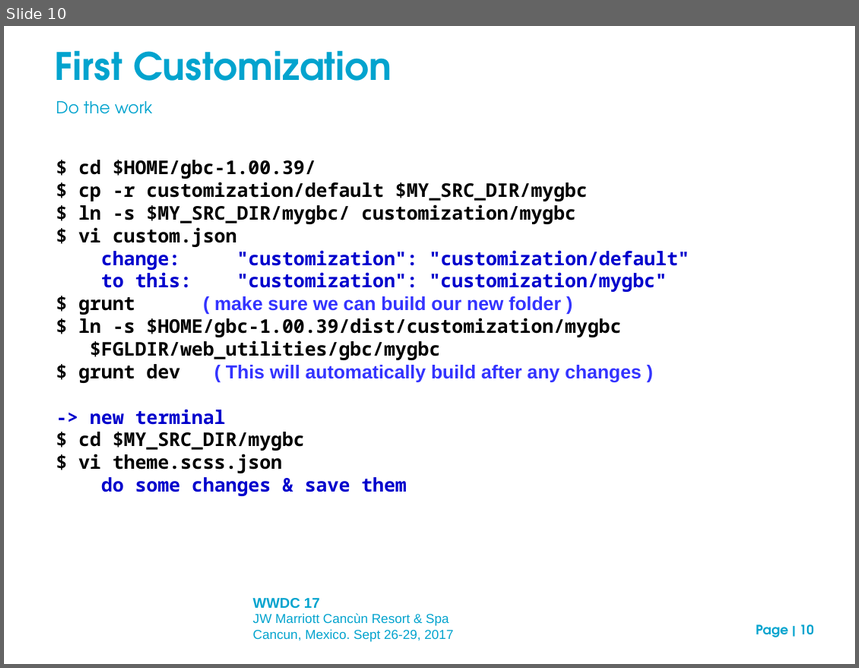
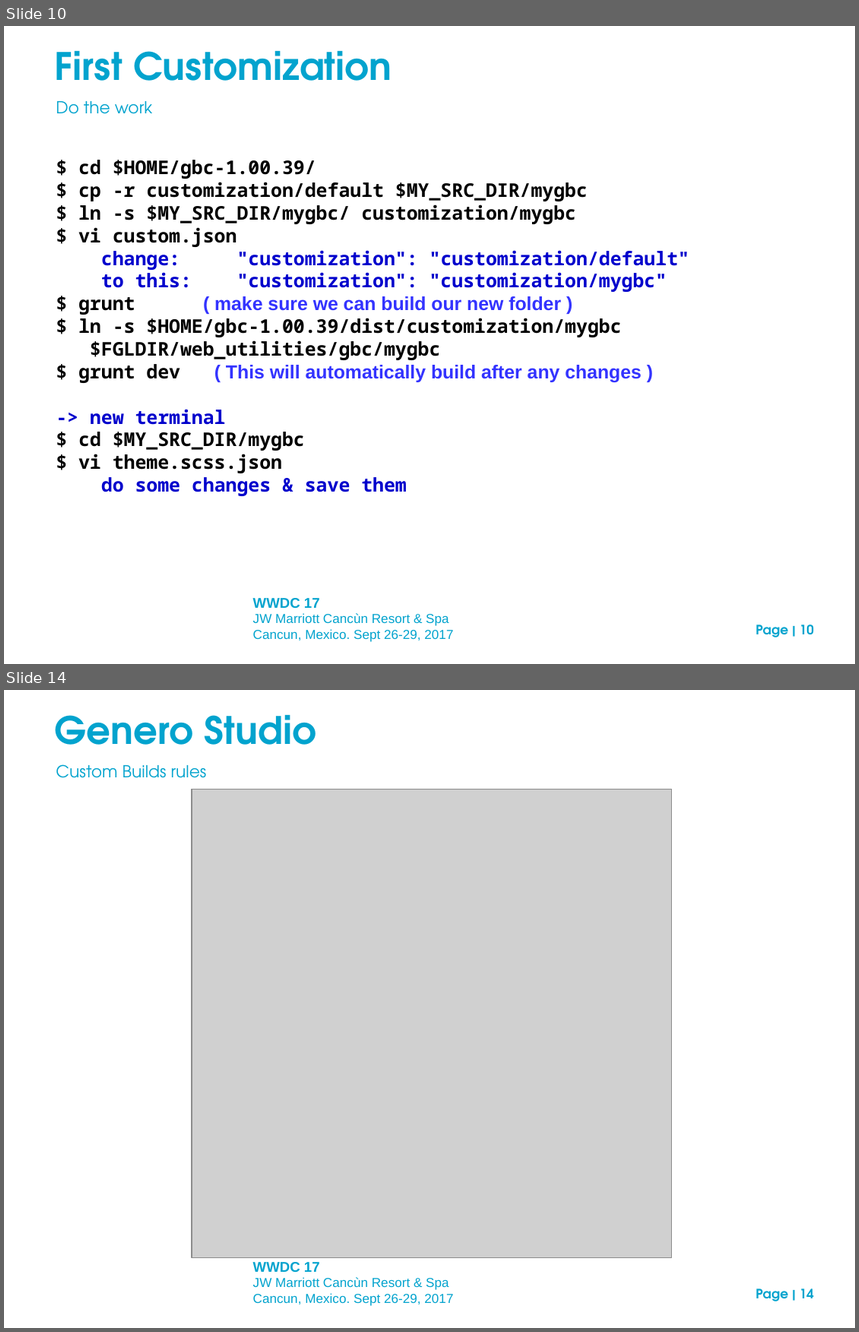
Before and after one commit to neilm-fourjs/njms_demos310, a slide deck: gbc/presentation/GBC_customization_draft.ppt. Shown one above the other, each under a label of ours: slide 10 before the commit, slides 10 and 14 after it; the slides between them are not shown. The pictures are 859x668 and 859x1332 pixels, drawn with LibreOffice and Linux fonts; fonts in the diff are those of the drawing; grey boxes stand for pictures; background and template pictures are left out. Boxes give left, top, right and bottom in pixels: in the first picture for what was removed or moved away, otherwise in the second. Text is boxed around its words. In the diff, an @@ line names an element or a change of style, - is before the commit and + after.

```diff
--- a/gbc/presentation/GBC_customization_draft.ppt
+++ b/gbc/presentation/GBC_customization_draft.ppt
@@ slide 14 added at <box>4,690,855,1328</box>, background picture (left out); not listed: 3 template elements that a slide beside it also shows @@
@@ text added at <box>55,714,316,745</box>, 32 pt, text #02A3CE, bold @@
+Genero Studio
@@ text added at <box>56,764,207,778</box>, 14 pt, text #02A3CE @@
+Custom Builds rules
@@ picture added at <box>191,789,671,1258</box> @@
```
Also in this commit, not shown: 5 slides changed, 2 other slides added, 2 other files.
